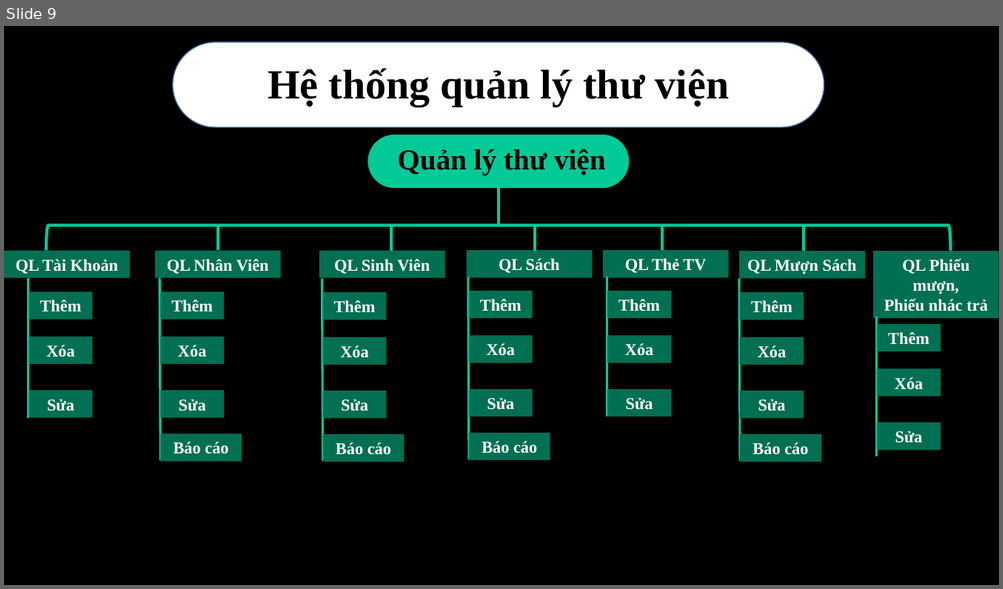
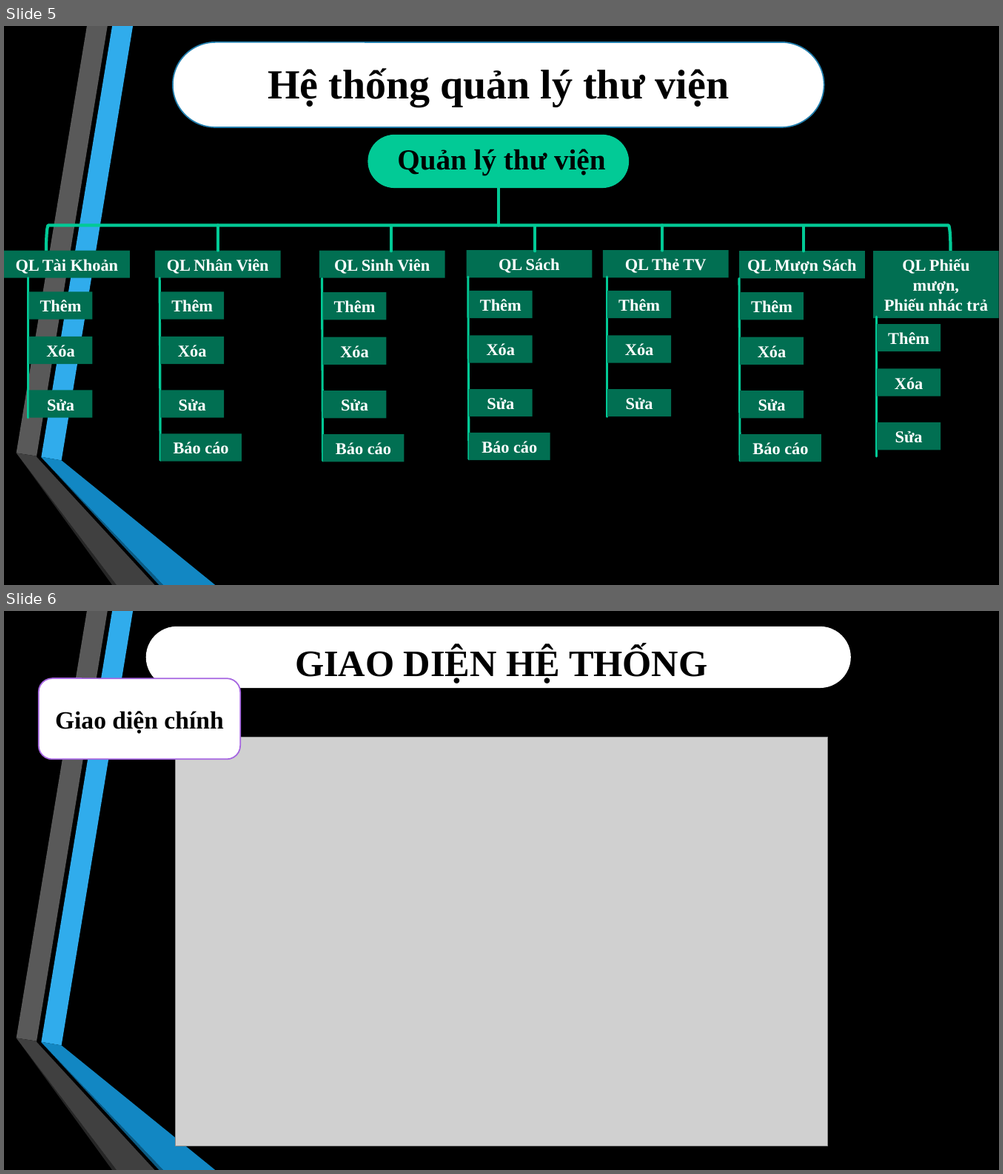
Before and after one commit to KVang05112002/QLYTHUVIEN, a slide deck: DoAn_QuanLyThuVien.pptx. Shown one above the other, each under a label of ours: slide 9 before the commit, slides 5 and 6 after it. The pictures are 1003x589 and 1003x1174 pixels, drawn with LibreOffice and Linux fonts; fonts in the diff are those of the drawing; grey boxes stand for pictures. Boxes give left, top, right and bottom in pixels: in the first picture for what was removed or moved away, otherwise in the second. Text is boxed around its words. In the diff, an @@ line names an element or a change of style, - is before the commit and + after.

```diff
--- a/DoAn_QuanLyThuVien.pptx
+++ b/DoAn_QuanLyThuVien.pptx
@@ slide 6 added at box(4, 611, 999, 1170), background #000000; not listed: 6 template elements that a slide beside it also shows @@
@@ rounded rectangle added at box(146, 627, 851, 689), fill #FFFFFF @@
@@ text added at box(295, 647, 707, 684), 36 pt, text #000000, bold @@
+GIAO DIỆN HỆ THỐNG
@@ rounded rectangle added at box(38, 678, 240, 759), fill #FFFFFF, outline #A666E1 1.25 pt, 24 pt, text #000000, bold @@
+Giao diện chính
@@ picture added at box(175, 737, 827, 1146) @@
@@ what was slide 9 is now slide 5 @@
@@ slide 5 changed as well @@
@@ rounded rectangle at box(173, 42, 824, 127): outline #43739E 1 pt to #247FAF 1.25 pt @@
@@ group added at box(16, 26, 215, 585): 6 freeform shapes @@
```
Also in this commit, not shown: 5 other slides changed, 2 other slides added, 8 slides removed, 13 other files.
